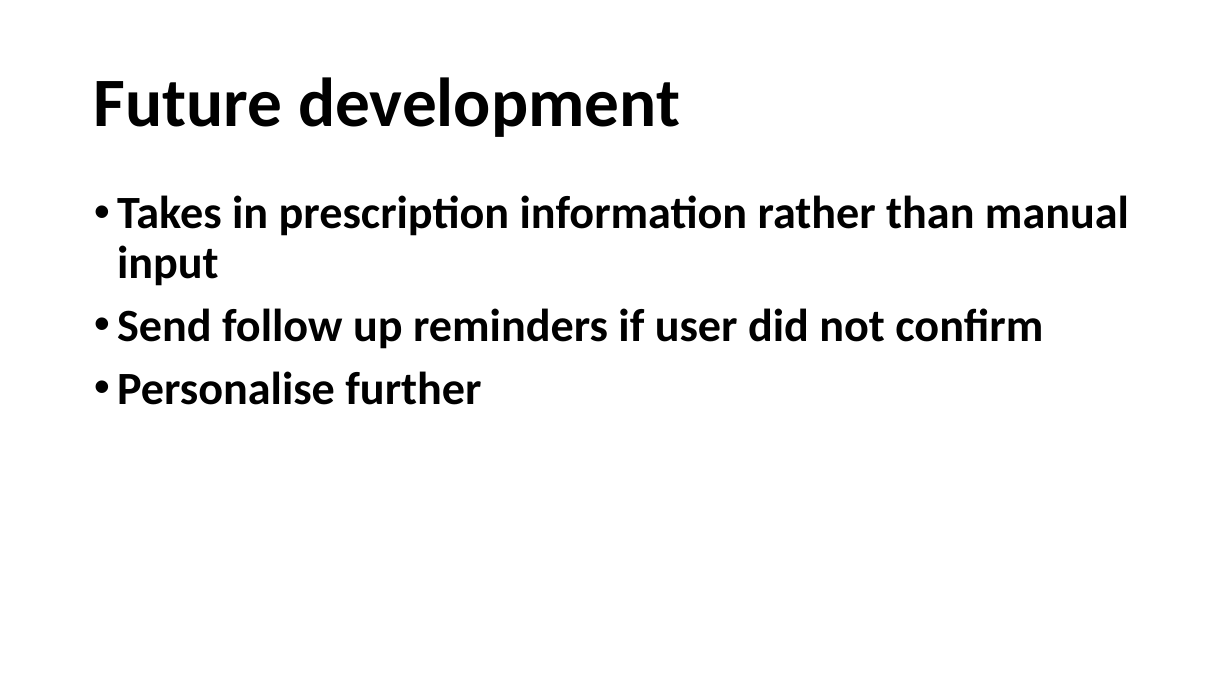
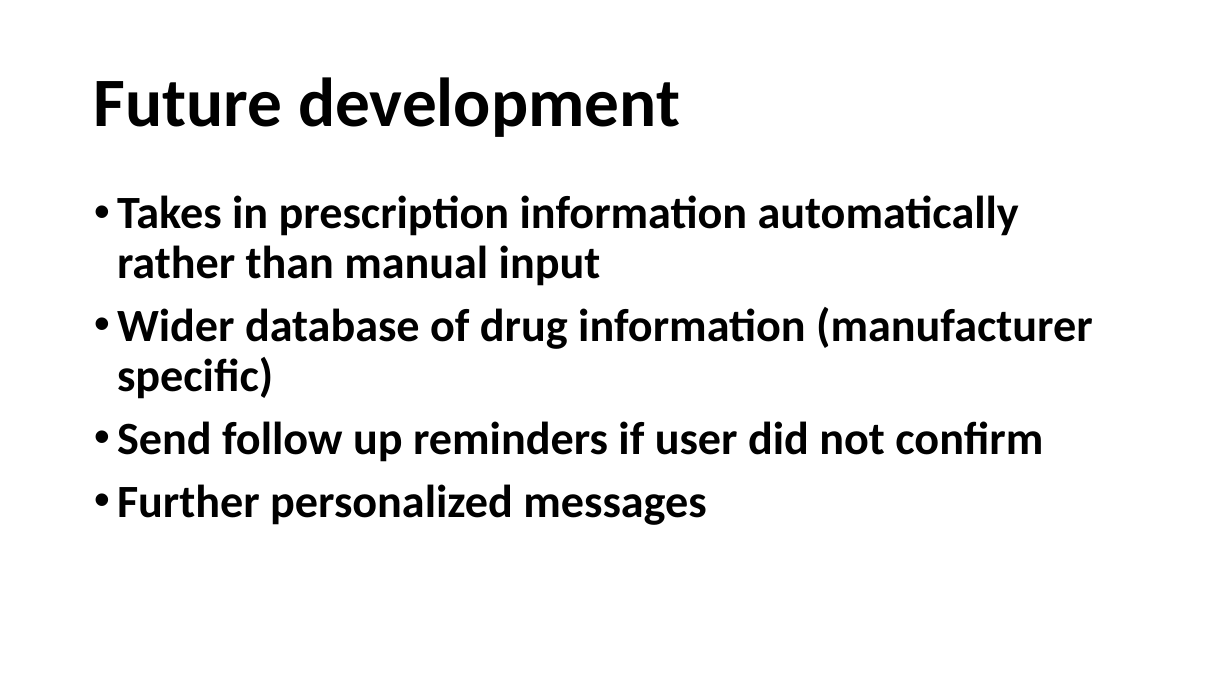
Before and after one commit to katkoler/drug_reminder, a slide deck: slide 9 of Drug_reminder.pptx (slide 8 before the commit). Drawn at 1232x693 pixels with LibreOffice and Linux fonts; fonts in the diff are those of the drawing; background and template pictures are left out. Boxes give left, top, right and bottom in pixels: in the first picture for what was removed or moved away, otherwise in the second. Text is boxed around its words. In the diff, an @@ line names an element or a change of style, - is before the commit and + after.

Commit message:
final version of presentation

```diff
--- a/Drug_reminder.pptx
+++ b/Drug_reminder.pptx
@@ text at <box>117,195,1093,399</box>: text changed @@
-• Takes in prescription information rather than manual input
+• Takes in prescription information automatically rather than manual input
+• Wider database of drug information (manufacturer specific)
@@ text at <box>117,484,706,525</box>: text changed @@
-• Personalise further
+• Further personalized messages
```
Also in this commit, not shown: 1 slide added.
